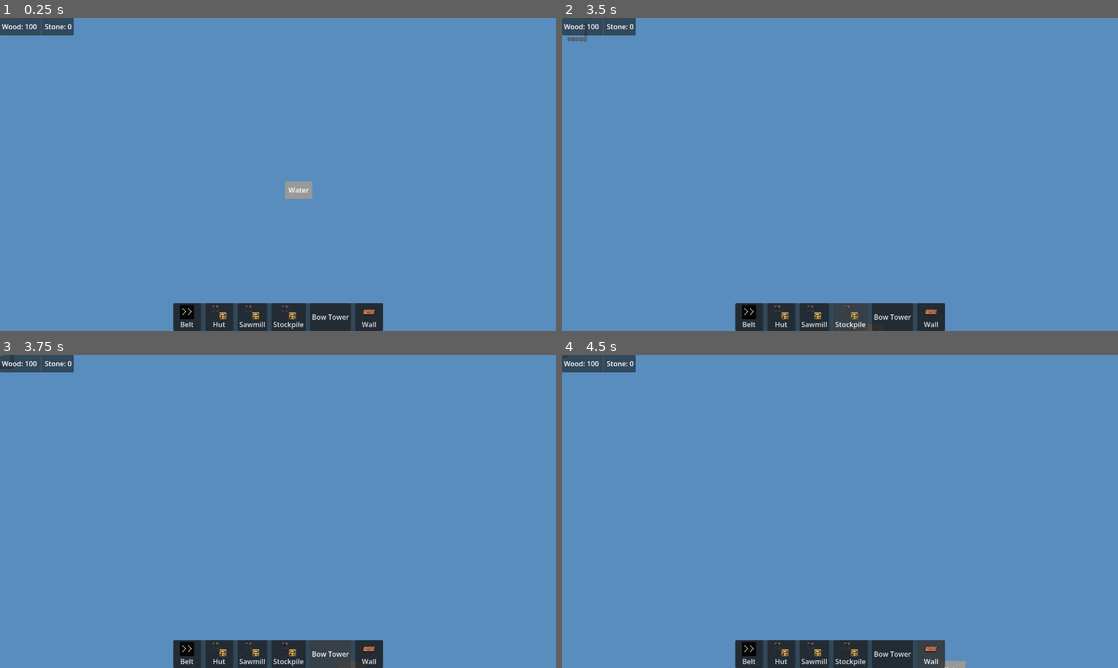
Above: before the commit, frames 1-4 (two rows, left to right).
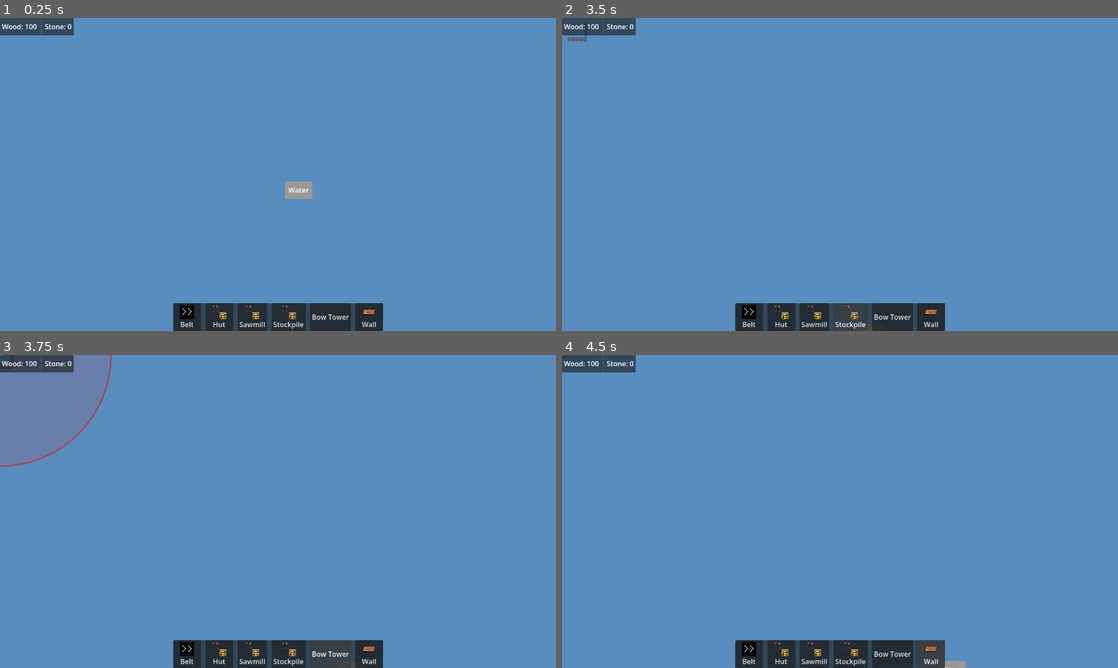
Above: after the commit, the same moments.

Repository: ColdTerror/Core-and-Conveyor
Game: Godot game, scene res://scenes/level.tscn
Same seed, same stepped clock (60 frames per second), same inputs: the game is played once before the commit and once after it. The engine's default icon, where the game draws it, is replaced by a stand-in: a white triangle on a blue panel in a dark square.
Inputs:
- Up to frame 1 (0.25 s): no input
- Up to frame 2 (3.5 s): click "Belt" at 0.5 s; click "Hut" at 1.25 s; click "Sawmill" at 2 s; click "Stockpile" at 2.75 s
- Up to frame 3 (3.75 s): click "Bow Tower" at 3.5 s
- Up to frame 4 (4.5 s): click "Wall" at 4.25 s

Frames 1-2 are identical in both runs. In frame 3, 0.2% of the frame differs, in the area x 0-21%, y 0-36%; in frame 4, nothing differs.

Commit message:
added tower range overlay

Diff:
--- a/scripts/building/generic scripts/tower_building.gd
+++ b/scripts/building/generic scripts/tower_building.gd
@@ -7,12 +7,12 @@
 
 @export_group("Combat Stats")
 @export var attack_range: float = 200.0
-@export var fire_rate: float = 1.0 # Volleys per second
-@export var damage_multiplier: float = 1.0 # 2.0 = Double damage (Ballista)
+@export var fire_rate: float = 1.0
+@export var damage_multiplier: float = 1.0
 
 @export_subgroup("Multi-Shot (Shotgun)")
-@export var projectiles_per_shot: int = 1 # 1 = Bow, 5 = Rock Shotgun
-@export var spread_degrees: float = 0.0 # 30.0 = Wide cone
+@export var projectiles_per_shot: int = 1
+@export var spread_degrees: float = 0.0
 
 # Internal State
 var ammo_inventory: Array[ItemResource] = []
@@ -23,8 +23,47 @@
 # Signal: Position, Target, ItemData, FinalDamage, Speed, SpreadOffset
 signal fired_projectile(start_pos, target_node, item_data, final_damage, speed, angle_offset)
 
+# --- VISUALIZATION VARIABLES ---
+var show_range_overlay := false:
+	set(value):
+		show_range_overlay = value
+		queue_redraw() # Forces _draw() to run again
+
 func setup(level_instance: Node2D):
 	level_ref = level_instance
+
+# ============================================================
+#  RANGE VISUALIZATION (New Code)
+# ============================================================
+
+func _draw():
+	# Only draw if the flag is true
+	if show_range_overlay:
+		# 1. Draw Transparent Fill
+		draw_circle(Vector2.ZERO, attack_range, Color(1, 0, 0, 0.1))
+
+		# 2. Draw Outline (High quality arc)
+		# position, radius, start_angle, end_angle, point_count, color, width, antialiased
+		draw_arc(Vector2.ZERO, attack_range, 0, TAU, 64, Color(1, 0, 0, 0.5), 2.0, true)
+
+# Override Base Building functions to toggle range
+func set_ghost(enabled: bool):
+	super.set_ghost(enabled)
+	# Always show range when dragging the ghost
+	show_range_overlay = enabled
+
+func _on_mouse_entered():
+	super._on_mouse_entered()
+	# Only show if placed (monitoring is usually false for ghosts)
+	if has_node("Area2D") and $Area2D.monitoring:
+		show_range_overlay = true
+
+func _on_mouse_exited():
+	super._on_mouse_exited()
+	if has_node("Area2D") and $Area2D.monitoring:
+		show_range_overlay = false
+
+# ============================================================
 
 # --- 1. FILTERED INPUT ---
 
@@ -32,15 +71,9 @@
 	return tile in occupied_tiles
 
 func can_accept_item(item: ItemResource) -> bool:
-	# 1. Must be ammo
 	if not item.is_ammo: return false
-
-	# 2. Must match my specific type (No Rocks in Bow Towers!)
 	if item.ammo_type != required_ammo_type: return false
-
-	# 3. Must have space
 	if ammo_inventory.size() >= ammo_capacity: return false
-
 	return true
 
 func accept_item(item: ItemResource) -> bool:
@@ -75,7 +108,7 @@
 
 	var nearest: Node2D = null
 	var min_dist = attack_range
-	var enemies = get_tree().get_nodes_in_group("Enemies")
+	var enemies = get_tree().get_nodes_in_group("Enemies") # Ensure your Enemy.gd adds itself to "Enemies" group!
 
 	for enemy in enemies:
 		var dist = global_position.distance_to(enemy.global_position)
@@ -87,28 +120,19 @@
 # --- 3. FIRING LOGIC ---
 
 func _shoot():
-	# Consume 1 Ammo item per volley
 	var ammo_data = ammo_inventory.pop_front()
 	inventory_changed.emit()
 
-	# Reset Cooldown
 	attack_cooldown = 1.0 / fire_rate
-
-	# Calculate Stats
 	var final_damage = ammo_data.damage * damage_multiplier
 
-	# Fire Projectiles (Handle Multishot)
 	for i in range(projectiles_per_shot):
 		var angle_offset = 0.0
-
-		# Calculate spread if we have multiple shots
 		if projectiles_per_shot > 1:
 			var spread_rad = deg_to_rad(spread_degrees)
 			var step = spread_rad / (projectiles_per_shot - 1)
-			# Center the cone: Start at -spread/2, increment by step
 			angle_offset = - (spread_rad / 2.0) + (i * step)
 
-		# Emit signal for the Level to spawn the actual arrow/rock
 		fired_projectile.emit(
 			global_position,
 			current_target,
@@ -118,12 +142,13 @@
 			angle_offset
 		)
 
-	# Debug print
-	# print("%s fired %d x %s!" % [building_name, projectiles_per_shot, ammo_data.display_name])
-
 # --- UI ---
 func get_inventory_info() -> Dictionary:
 	return {
 		"Ammo": ammo_inventory.size(),
 		"Type": required_ammo_type
 	}
+
+# --- ECONOMY ---
+func get_economy_assets() -> Dictionary:
+	return {}
